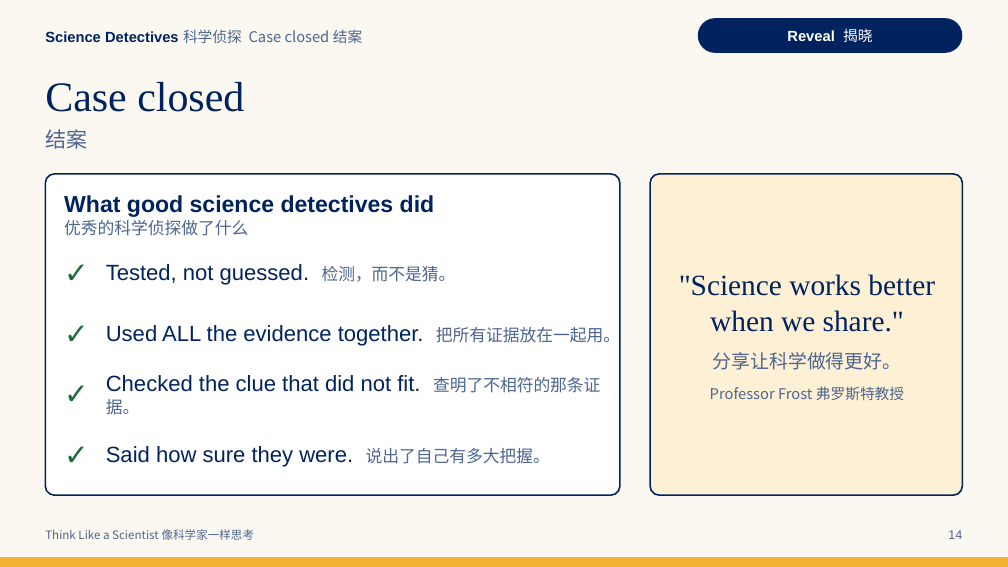
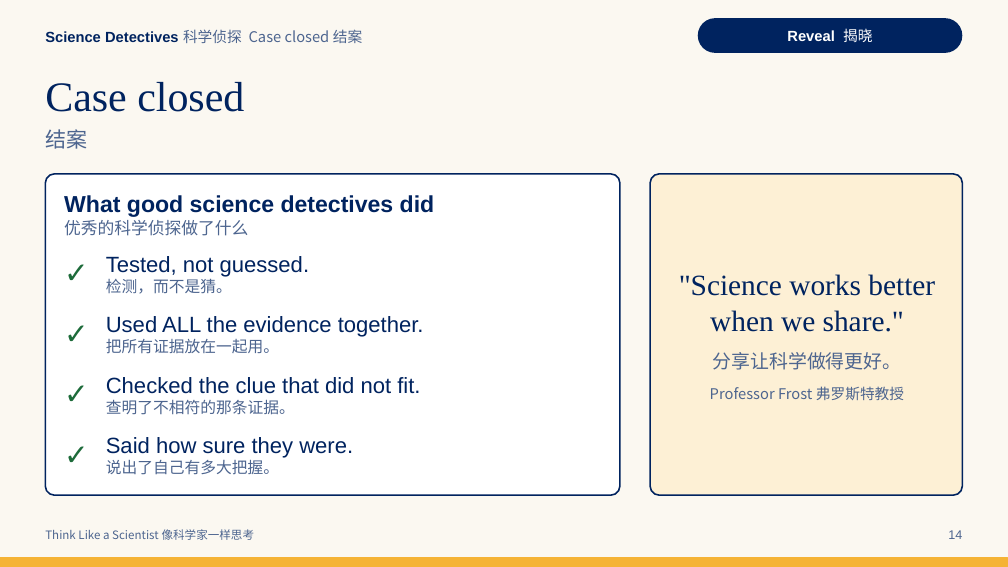
Before and after one commit to QballQ/lessons, a slide deck: slide 14 of Y8_Science_Detectives/Wrap_up/Y8_Wrap_up_Case_closed_Slides.pptx. Drawn at 1008x567 pixels with LibreOffice and Linux fonts; fonts in the diff are those of the drawing. Boxes give left, top, right and bottom in pixels: in the first picture for what was removed or moved away, otherwise in the second. Text is boxed around its words. In the diff, an @@ line names an element or a change of style, - is before the commit and + after.

```diff
--- a/Y8_Science_Detectives/Wrap_up/Y8_Wrap_up_Case_closed_Slides.pptx
+++ b/Y8_Science_Detectives/Wrap_up/Y8_Wrap_up_Case_closed_Slides.pptx
@@ text at [106,256,309,294]: text changed @@
-Tested, not guessed. 检测，而不是猜。
+Tested, not guessed.
+检测，而不是猜。
@@ text at [106,316,424,353]: text changed @@
-Used ALL the evidence together. 把所有证据放在一起用。
+Used ALL the evidence together.
+把所有证据放在一起用。
@@ text at [106,377,420,415]: text changed @@
-Checked the clue that did not fit. 查明了不相符的那条证据。
+Checked the clue that did not fit.
+查明了不相符的那条证据。
@@ text at [106,437,353,475]: text changed @@
-Said how sure they were. 说出了自己有多大把握。
+Said how sure they were.
+说出了自己有多大把握。
```
Also in this commit, not shown: 2 other slides changed, 1 other file.
